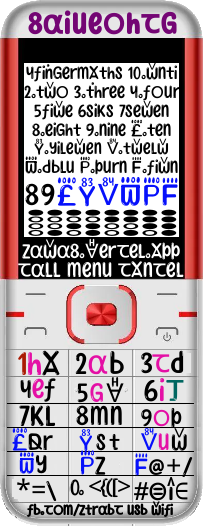
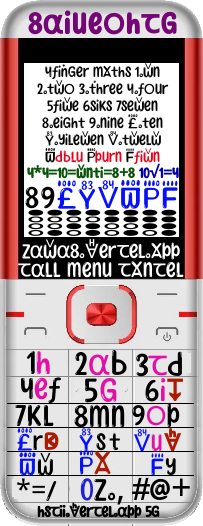
Before/after of a (203, 526) layered artwork. What changed in the layer stack:
painted on "zio" over 24, 63, 179, 179
painted on "00" over 70, 478, 131, 505
painted on "hash" over 132, 477, 190, 501
painted on "star" over 46, 481, 57, 502
painted on "Ff" over 135, 453, 193, 478
renamed "Ee" to "Px", painted on it over 79, 450, 111, 475
painted on "W" over 19, 452, 53, 476
painted on "Q" over 134, 427, 187, 451
painted on "J" over 79, 428, 120, 451
painted on "t" over 12, 428, 59, 451
painted on "9" over 132, 404, 182, 428
painted on "8" over 74, 405, 125, 427
painted on "7" over 15, 404, 56, 427
painted on "6" over 144, 378, 184, 402
painted on "5" over 77, 377, 124, 403
painted on "4ghi" over 20, 377, 61, 403
painted on "3def" over 136, 350, 184, 377
painted on "2abc" over 75, 350, 127, 376
renamed "1hx" to "1h", painted on it over 18, 350, 60, 376
painted on "789" over 25, 176, 178, 210
painted on "vk" over 27, 501, 174, 518
